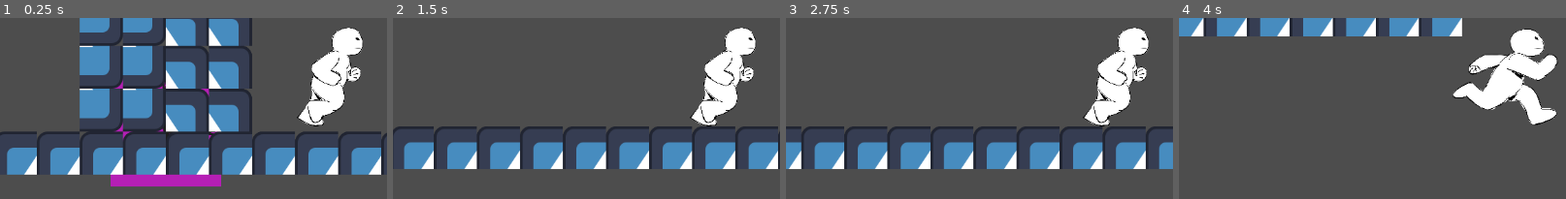
Above: before the commit, frames 1-4 (left to right).
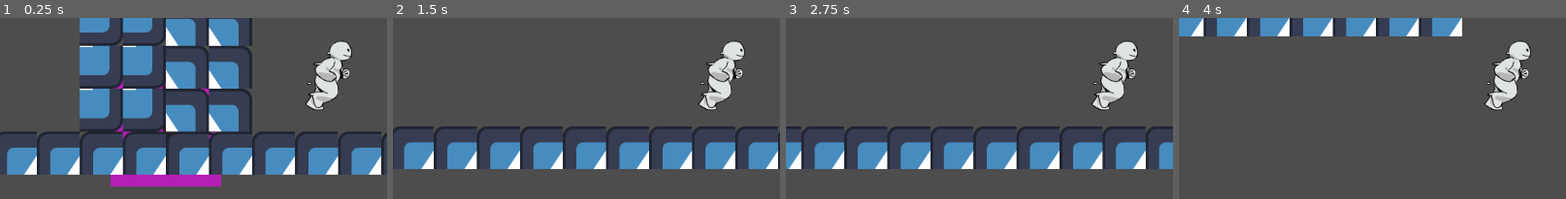
Above: after the commit, the same moments.

Repository: ZBC95/GMTK-2025-zoes-repository
Game: Godot game, scene res://game.tscn
The game is run twice, just before and just after one commit, with the same random seed, the same clock (stepped at 60 frames per second) and the same inputs. The engine's default icon, where the game draws it, is replaced by a stand-in: a white triangle on a blue panel in a dark square.
Inputs:
- Up to frame 1 (0.25 s): no input
- Up to frame 2 (1.5 s): hold D (Right) from 0.53 s (still down); tap W (Jump) at 0.77 s
- Up to frame 3 (2.75 s): tap W (Jump) at 1.52 s; release D (Right) at 2.03 s; hold A (Left) from 2.03 s (still down)
- Up to frame 4 (4 s): release A (Left) at 2.78 s; hold D (Right) from 2.78 s (still down); tap W (Jump) at 3.02, 3.77 s
The pictures show only the part of the screen within x 8-58%, y 31-81%; the shares and areas given below are measured in that part.

The runs differ from the first frame. In frame 1, 4.5% of the frame differs, in the area x 76-94%, y 5-60%; in frame 2, 4.5%; in frame 3, 4.5%; in frame 4, 6.6%, in the area x 70-98%, y 5-60%.

Commit message:
Added player animations

Diff:
--- a/player.tscn
+++ b/player.tscn
@@ -1,44 +1,155 @@
-[gd_scene load_steps=9 format=3 uid="uid://pec1kaegnjpg"]
+[gd_scene load_steps=24 format=3 uid="uid://pec1kaegnjpg"]
 
 [ext_resource type="Script" uid="uid://ct8sp3jamrj4x" path="res://player.gd" id="1_onrkg"]
-[ext_resource type="Texture2D" uid="uid://dgfhqy7sxeo23" path="res://assets/Running_Sheet.png" id="3_i3pqv"]
+[ext_resource type="Texture2D" uid="uid://co5pwtkndgg0m" path="res://assets/jump256.png" id="2_2hs0m"]
+[ext_resource type="Texture2D" uid="uid://clb6dbbn7is7" path="res://assets/Idle_256.png" id="3_1jxqw"]
+[ext_resource type="Texture2D" uid="uid://bh84cl8bvyro" path="res://assets/block256.png" id="4_dw050"]
+[ext_resource type="Texture2D" uid="uid://uydsds6mdv32" path="res://assets/running_256.png" id="5_b26j0"]
+[ext_resource type="Texture2D" uid="uid://c6edujmqtcs22" path="res://assets/skid256.png" id="6_n7ghd"]
 
 [sub_resource type="RectangleShape2D" id="RectangleShape2D_hqtel"]
 size = Vector2(124, 128)
 
-[sub_resource type="AtlasTexture" id="AtlasTexture_hqtel"]
-atlas = ExtResource("3_i3pqv")
-region = Rect2(0, 0, 1700, 1700)
+[sub_resource type="AtlasTexture" id="AtlasTexture_nvl01"]
+atlas = ExtResource("2_2hs0m")
+region = Rect2(768, 0, 256, 256)
 
-[sub_resource type="AtlasTexture" id="AtlasTexture_sweqy"]
-atlas = ExtResource("3_i3pqv")
-region = Rect2(1700, 0, 1700, 1700)
+[sub_resource type="AtlasTexture" id="AtlasTexture_ivps1"]
+atlas = ExtResource("3_1jxqw")
+region = Rect2(0, 0, 256, 256)
 
-[sub_resource type="AtlasTexture" id="AtlasTexture_2hs0m"]
-atlas = ExtResource("3_i3pqv")
-region = Rect2(3400, 0, 1700, 1700)
+[sub_resource type="AtlasTexture" id="AtlasTexture_urp6f"]
+atlas = ExtResource("3_1jxqw")
+region = Rect2(256, 0, 256, 256)
 
-[sub_resource type="AtlasTexture" id="AtlasTexture_1jxqw"]
-atlas = ExtResource("3_i3pqv")
-region = Rect2(1700, 0, 1700, 1700)
+[sub_resource type="AtlasTexture" id="AtlasTexture_bwjto"]
+atlas = ExtResource("2_2hs0m")
+region = Rect2(0, 0, 256, 256)
+
+[sub_resource type="AtlasTexture" id="AtlasTexture_606se"]
+atlas = ExtResource("2_2hs0m")
+region = Rect2(256, 0, 256, 256)
+
+[sub_resource type="AtlasTexture" id="AtlasTexture_u1c27"]
+atlas = ExtResource("2_2hs0m")
+region = Rect2(768, 0, 256, 256)
+
+[sub_resource type="AtlasTexture" id="AtlasTexture_op7ga"]
+atlas = ExtResource("2_2hs0m")
+region = Rect2(1024, 0, 256, 256)
+
+[sub_resource type="AtlasTexture" id="AtlasTexture_q13i1"]
+atlas = ExtResource("4_dw050")
+region = Rect2(0, 0, 256, 256)
+
+[sub_resource type="AtlasTexture" id="AtlasTexture_pylmc"]
+atlas = ExtResource("4_dw050")
+region = Rect2(256, 0, 256, 256)
+
+[sub_resource type="AtlasTexture" id="AtlasTexture_pbfsw"]
+atlas = ExtResource("4_dw050")
+region = Rect2(512, 0, 256, 256)
+
+[sub_resource type="AtlasTexture" id="AtlasTexture_5tmop"]
+atlas = ExtResource("5_b26j0")
+region = Rect2(0, 0, 256, 256)
+
+[sub_resource type="AtlasTexture" id="AtlasTexture_7ahtn"]
+atlas = ExtResource("5_b26j0")
+region = Rect2(256, 0, 256, 256)
+
+[sub_resource type="AtlasTexture" id="AtlasTexture_7lmhl"]
+atlas = ExtResource("5_b26j0")
+region = Rect2(512, 0, 256, 256)
+
+[sub_resource type="AtlasTexture" id="AtlasTexture_dx0e4"]
+atlas = ExtResource("5_b26j0")
+region = Rect2(768, 0, 256, 256)
+
+[sub_resource type="AtlasTexture" id="AtlasTexture_jm5j8"]
+atlas = ExtResource("6_n7ghd")
+region = Rect2(0, 0, 256, 256)
 
 [sub_resource type="SpriteFrames" id="SpriteFrames_dw050"]
 animations = [{
 "frames": [{
 "duration": 1.0,
-"texture": SubResource("AtlasTexture_hqtel")
+"texture": SubResource("AtlasTexture_nvl01")
+}],
+"loop": true,
+"name": &"fall",
+"speed": 5.0
+}, {
+"frames": [{
+"duration": 1.0,
+"texture": SubResource("AtlasTexture_ivps1")
 }, {
 "duration": 1.0,
-"texture": SubResource("AtlasTexture_sweqy")
+"texture": SubResource("AtlasTexture_urp6f")
+}],
+"loop": true,
+"name": &"idle",
+"speed": 3.0
+}, {
+"frames": [{
+"duration": 1.0,
+"texture": SubResource("AtlasTexture_bwjto")
 }, {
 "duration": 1.0,
-"texture": SubResource("AtlasTexture_2hs0m")
+"texture": SubResource("AtlasTexture_606se")
 }, {
 "duration": 1.0,
-"texture": SubResource("AtlasTexture_1jxqw")
+"texture": SubResource("AtlasTexture_u1c27")
+}],
+"loop": true,
+"name": &"jump_up",
+"speed": 8.0
+}, {
+"frames": [{
+"duration": 1.0,
+"texture": SubResource("AtlasTexture_op7ga")
+}],
+"loop": true,
+"name": &"land",
+"speed": 5.0
+}, {
+"frames": [{
+"duration": 1.0,
+"texture": SubResource("AtlasTexture_q13i1")
+}, {
+"duration": 3.5,
+"texture": SubResource("AtlasTexture_pylmc")
+}, {
+"duration": 1.0,
+"texture": SubResource("AtlasTexture_pbfsw")
+}],
+"loop": false,
+"name": &"new_animation",
+"speed": 3.0
+}, {
+"frames": [{
+"duration": 1.0,
+"texture": SubResource("AtlasTexture_5tmop")
+}, {
+"duration": 1.0,
+"texture": SubResource("AtlasTexture_7ahtn")
+}, {
+"duration": 1.0,
+"texture": SubResource("AtlasTexture_7lmhl")
+}, {
+"duration": 1.0,
+"texture": SubResource("AtlasTexture_dx0e4")
 }],
 "loop": true,
 "name": &"run",
+"speed": 8.0
+}, {
+"frames": [{
+"duration": 1.0,
+"texture": SubResource("AtlasTexture_jm5j8")
+}],
+"loop": true,
+"name": &"skid",
 "speed": 5.0
 }]
 
@@ -51,10 +162,11 @@
 
 [node name="AnimatedSprite2D" type="AnimatedSprite2D" parent="."]
 position = Vector2(0, -23)
-scale = Vector2(0.103529, 0.103529)
+scale = Vector2(0.5, 0.5)
 sprite_frames = SubResource("SpriteFrames_dw050")
-animation = &"run"
+animation = &"idle"
 autoplay = "run"
-frame_progress = 0.0851722
+frame = 1
+frame_progress = 0.734312
 
 [node name="Camera2D" type="Camera2D" parent="."]
